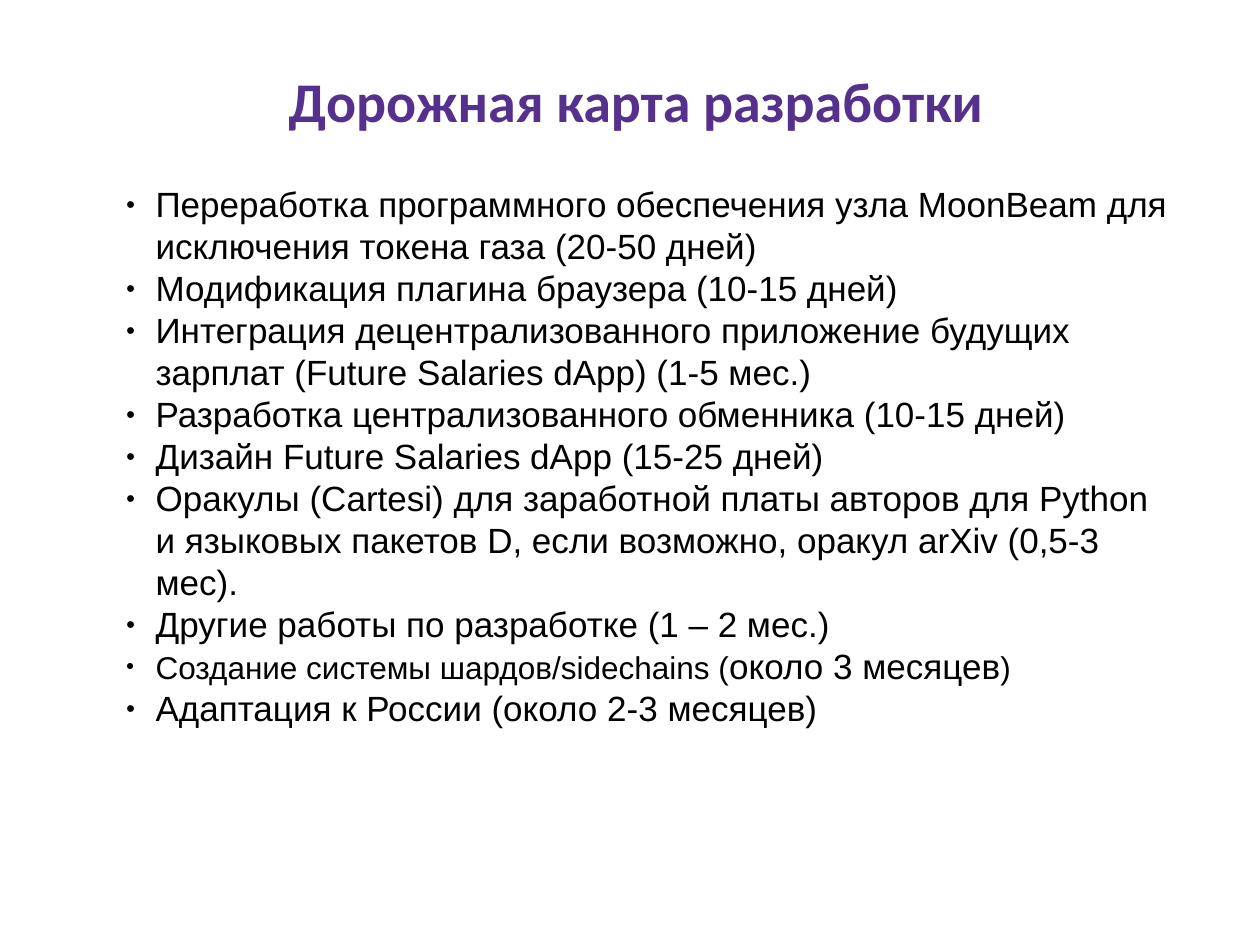
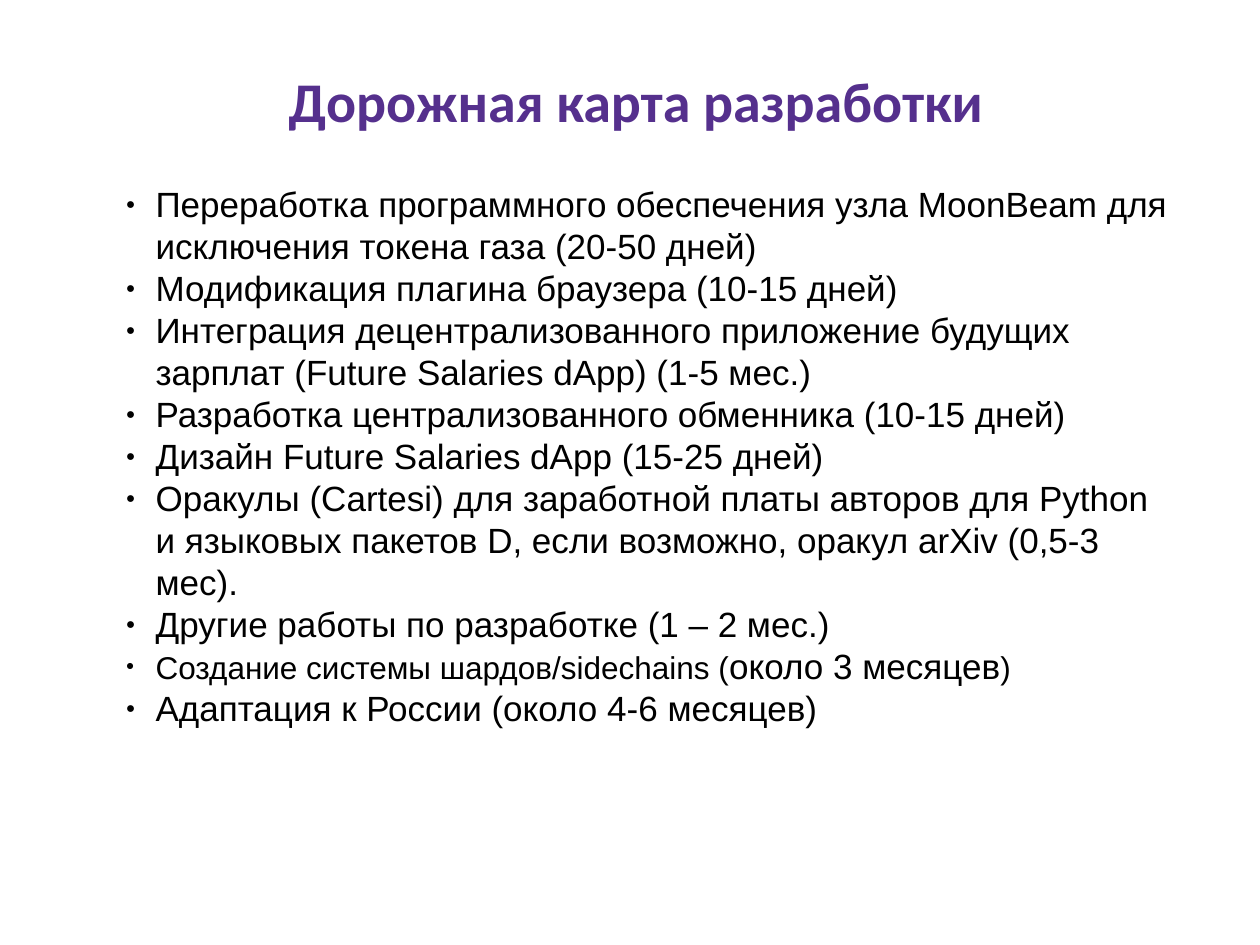
Before and after one commit to vporton/digital-breakthrough-2021, a slide deck: slide 17 of Цифровой-Прорыв.odp (slide 13 before the commit). Drawn at 1260x945 pixels with LibreOffice and Linux fonts; fonts in the diff are those of the drawing. Boxes give left, top, right and bottom in pixels: in the first picture for what was removed or moved away, otherwise in the second. Text is boxed around its words. In the diff, an @@ line names an element or a change of style, - is before the commit and + after.

```diff
--- a/Цифровой-Прорыв.odp
+++ b/Цифровой-Прорыв.odp
@@ text at box(156, 695, 818, 728): text changed @@
-● Адаптация к России (около 2-3 месяцев)
+● Адаптация к России (около 4-6 месяцев)
```
Also in this commit, not shown: 6 other slides changed, 4 slides added, 1 other file.
